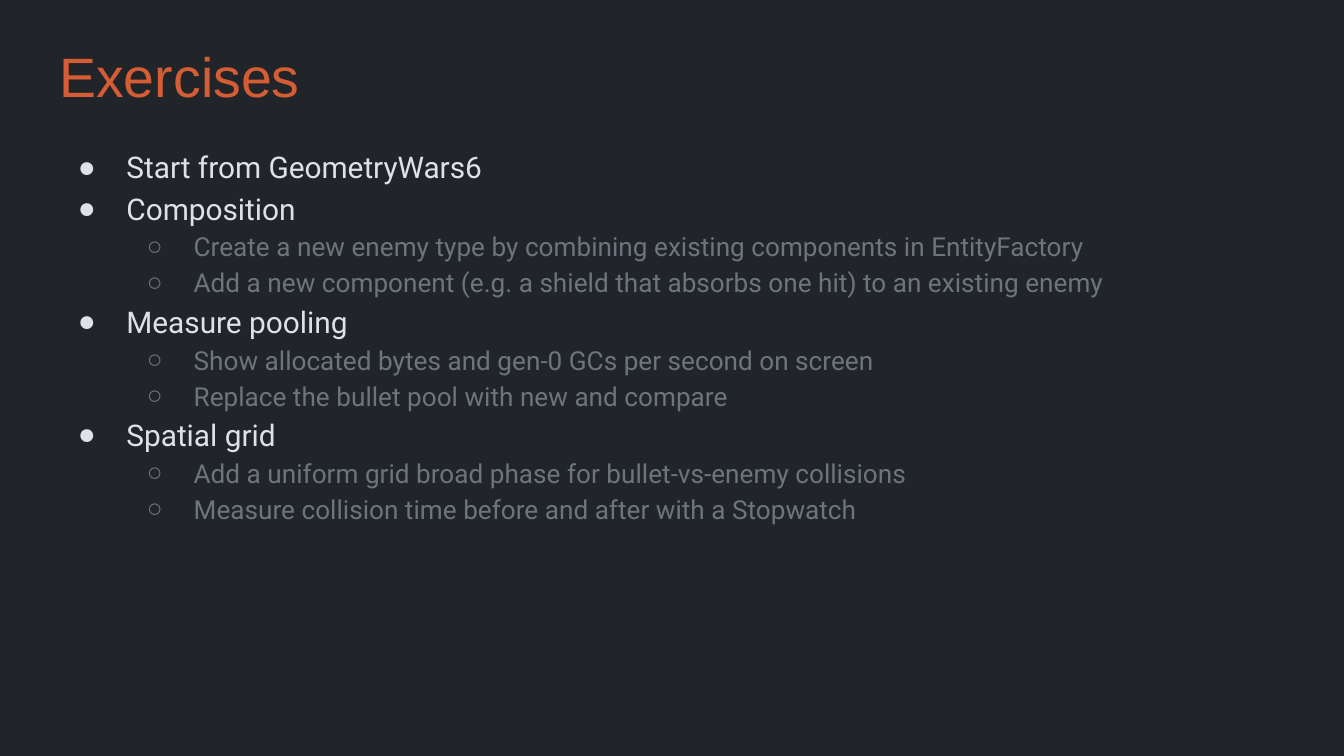
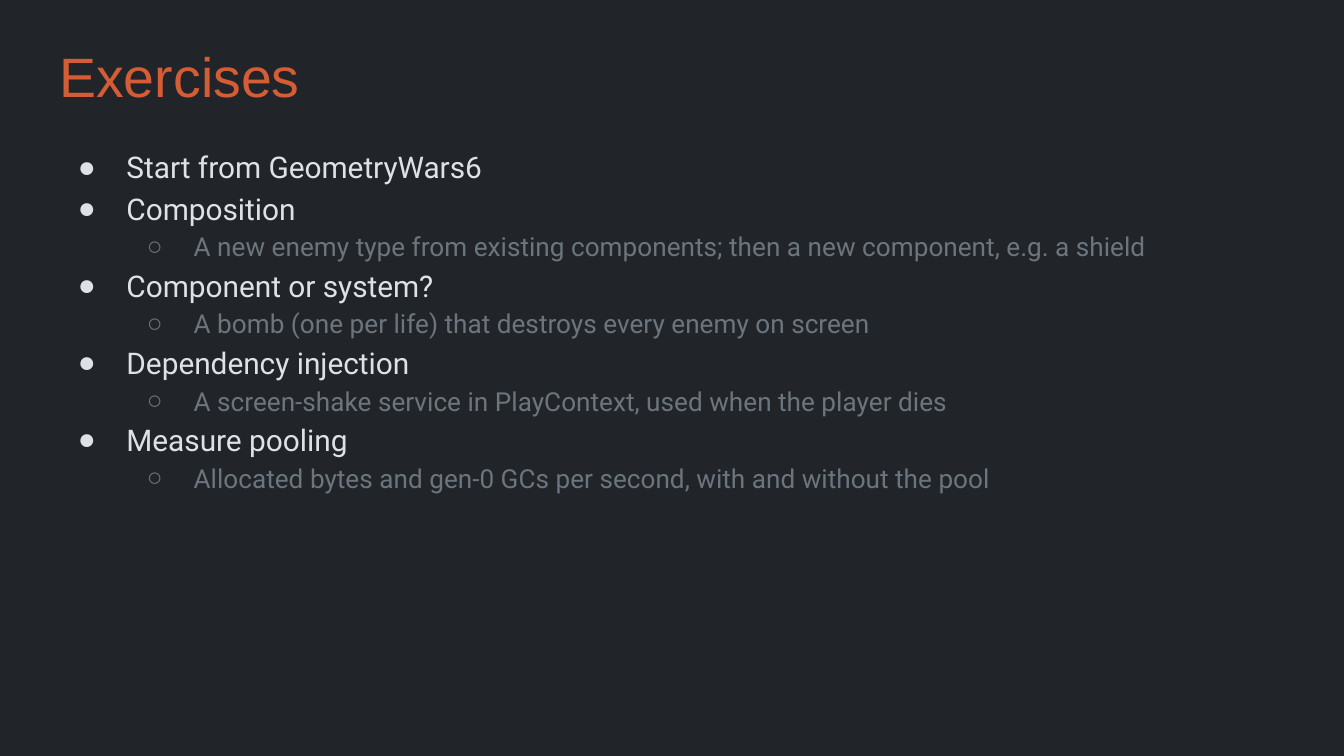
Before and after one commit to Metamate/gar, a slide deck: slide 26 of slides/11 Geometry Wars.pptx (slide 31 before the commit). Drawn at 1344x756 pixels with LibreOffice and Linux fonts; fonts in the diff are those of the drawing. Boxes give left, top, right and bottom in pixels: in the first picture for what was removed or moved away, otherwise in the second. Text is boxed around its words. In the diff, an @@ line names an element or a change of style, - is before the commit and + after.

```diff
--- a/slides/11 Geometry Wars.pptx
+++ b/slides/11 Geometry Wars.pptx
@@ text at (126, 275, 947, 417): text changed @@
-  ○ Create a new enemy type by combining existing components in EntityFactory
-  ○ Add a new component (e.g. a shield that absorbs one hit) to an existing enemy
+  ○ A new enemy type from existing components; then a new component, e.g. a shield
+● Component or system?
+  ○ A bomb (one per life) that destroys every enemy on screen
+● Dependency injection
+  ○ A screen-shake service in PlayContext, used when the player dies
@@ text at (194, 468, 990, 494): text changed @@
-  ○ Show allocated bytes and gen-0 GCs per second on screen
-  ○ Replace the bullet pool with new and compare
-● Spatial grid
-  ○ Add a uniform grid broad phase for bullet-vs-enemy collisions
-  ○ Measure collision time before and after with a Stopwatch
+  ○ Allocated bytes and gen-0 GCs per second, with and without the pool
```
Also in this commit, not shown: 5 other slides changed, 4 slides added, 9 slides removed, 3 other files.
